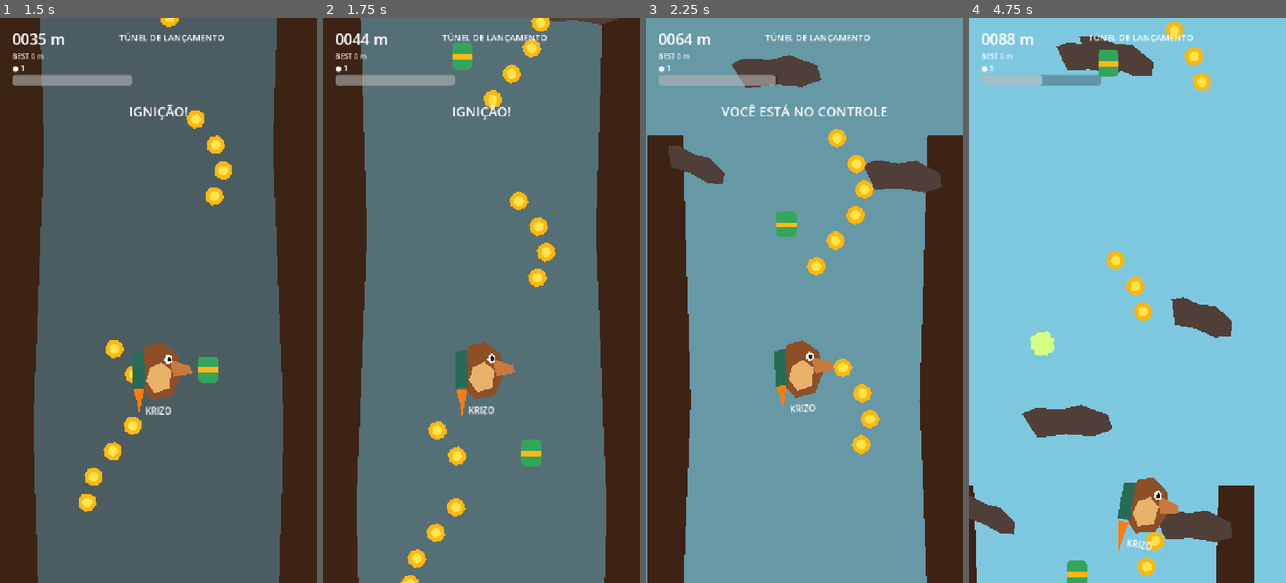
Above: before the commit, frames 1-4 (left to right).
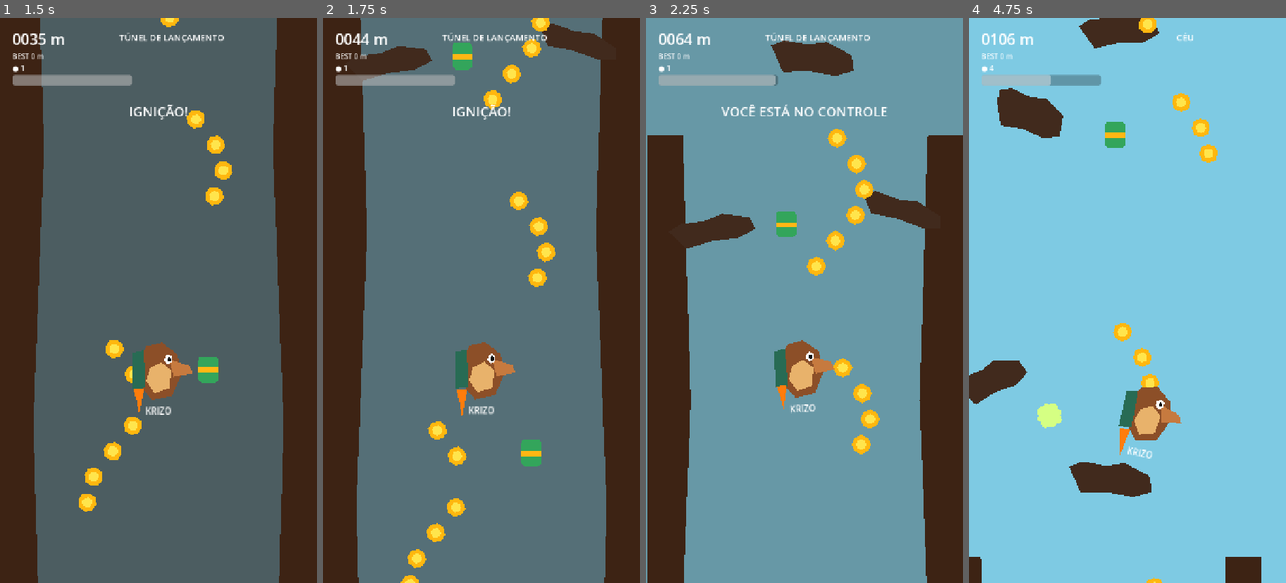
Above: after the commit, the same moments.

Repository: andrefa/krizo
Game: Godot game, scene res://scenes/game/game.tscn
Same seed, same stepped clock (60 frames per second), same inputs: the game is played once before the commit and once after it.
Inputs (mouse positions are in pixels of both pictures, inside the frame that each line leads up to):
- Up to frame 1 (1.5 s): click "LANÇAR" at 0.5 s; move the mouse to (228, 272) at 1.27 s; press the mouse at (228, 272) at 1.28 s; hold D (move_right) from 1.28 s (still down)
- Up to frame 2 (1.75 s): keep holding D (move_right)
- Up to frame 3 (2.25 s): release D (move_right) at 2 s; release the mouse at (874, 272) at 2 s; drag from (741, 328) to (855, 537) at 2.02 s
- Up to frame 4 (4.75 s): move the mouse to (1159, 176) at 2.77 s; press the mouse at (1159, 176) at 2.78 s; hold D (move_right) 2.78-3.5 s; release the mouse at (1159, 176) at 3.5 s; drag from (1111, 413) to (981, 492) at 3.52 s; move the mouse to (1222, 385) at 4.27 s; press the mouse at (1222, 385) at 4.28 s; hold A (move_left) from 4.28 s (still down)

Frame 1 is identical in both runs. In frame 2, 1.7% of the frame differs, in the area x 12-93%, y 0-12%; in frame 3, 5.4%; in frame 4, 17%, in the area x 0-93%, y 0-100%.

Commit message:
Add warned moving hazards and altitude variants

Diff:
--- a/scripts/game/run_generator.gd
+++ b/scripts/game/run_generator.gd
@@ -26,17 +26,15 @@
 	var difficulty: float = GameBalance.difficulty_for_altitude(altitude_m)
 	var center_x: float = generation_center_x
 
-	# The first meters are the launch corridor described in the original GDD.
+	# First ~90 m: deterministic launch corridor. Above it the run opens up.
 	if index >= 2:
 		var obstacle_count: int = 2 + int(roundf(difficulty * 3.0))
 		for _i: int in range(obstacle_count):
-			var obstacle: Node2D = obstacle_scene.instantiate() as Node2D
-			if obstacle == null:
-				continue
-			obstacle.position = Vector2(center_x + randf_range(-255.0, 255.0), top_y + randf_range(80.0, GameBalance.CHUNK_HEIGHT - 60.0))
-			obstacle.rotation = randf_range(-0.45, 0.45)
-			obstacle.scale = Vector2(randf_range(0.75, 1.35), randf_range(0.85, 1.2))
-			add_child(obstacle)
+			_spawn_static_obstacle(center_x, top_y, altitude_m)
+
+		# At higher difficulty some hazards announce themselves, then cross the screen.
+		if difficulty > 0.28 and randf() < 0.20 + difficulty * 0.28:
+			_spawn_side_hazard(center_x, top_y, altitude_m, difficulty)
 
 	if index % 2 == 0:
 		_spawn_fuel(center_x, top_y)
@@ -49,6 +47,37 @@
 
 	generated_until = index + 1
 	next_chunk_y = top_y
+
+func _spawn_static_obstacle(center_x: float, top_y: float, altitude_m: int) -> void:
+	var obstacle: ObstacleHazard = obstacle_scene.instantiate() as ObstacleHazard
+	if obstacle == null:
+		return
+	obstacle.position = Vector2(center_x + randf_range(-255.0, 255.0), top_y + randf_range(80.0, GameBalance.CHUNK_HEIGHT - 60.0))
+	obstacle.rotation = randf_range(-0.45, 0.45)
+	obstacle.scale = Vector2(randf_range(0.75, 1.35), randf_range(0.85, 1.2))
+	obstacle.configure_tint(_obstacle_tint(altitude_m))
+	add_child(obstacle)
+
+func _spawn_side_hazard(center_x: float, top_y: float, altitude_m: int, difficulty: float) -> void:
+	var obstacle: ObstacleHazard = obstacle_scene.instantiate() as ObstacleHazard
+	if obstacle == null:
+		return
+	var from_left: bool = randf() < 0.5
+	var side: float = -1.0 if from_left else 1.0
+	obstacle.position = Vector2(center_x + side * 420.0, top_y + randf_range(150.0, 370.0))
+	var speed: float = 170.0 + difficulty * 190.0
+	obstacle.configure_motion(Vector2(-side * speed, randf_range(-20.0, 30.0)), 0.9)
+	obstacle.configure_tint(_obstacle_tint(altitude_m).lightened(0.16))
+	add_child(obstacle)
+
+func _obstacle_tint(altitude_m: int) -> Color:
+	if altitude_m < 350:
+		return Color("d1aa83")
+	if altitude_m < 700:
+		return Color("d9e6ea")
+	if altitude_m < 1200:
+		return Color("9aa8c7")
+	return Color("8e7aa8")
 
 func _spawn_fuel(center_x: float, top_y: float) -> void:
 	var fuel: Node2D = fuel_scene.instantiate() as Node2D
